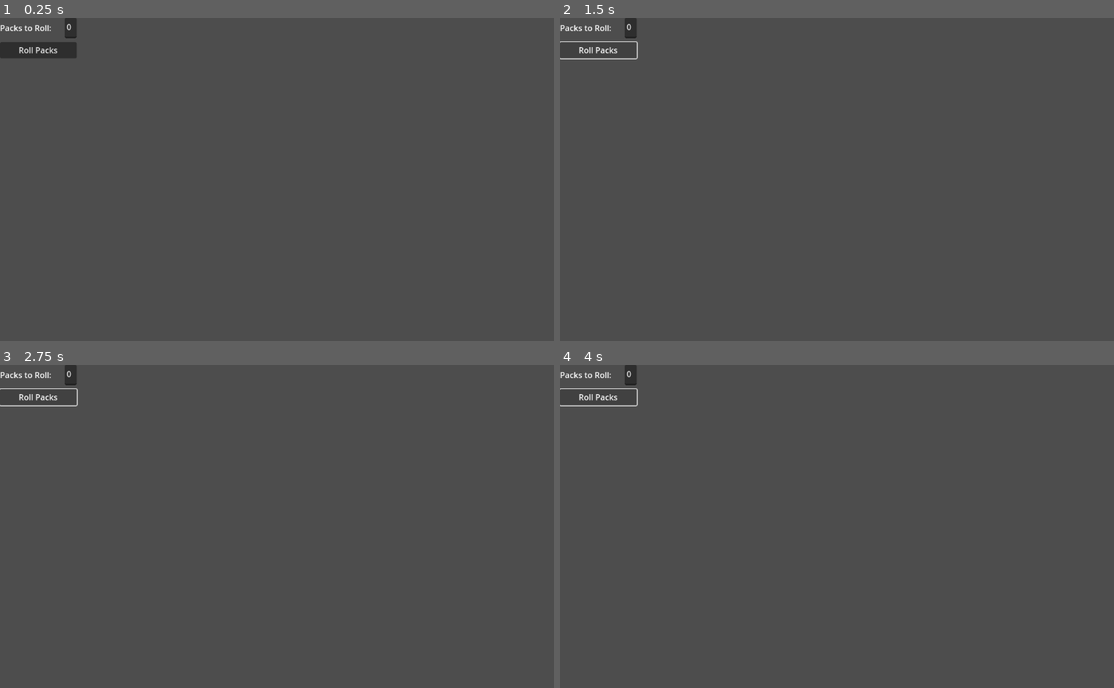
Above: before the commit, frames 1-4 (two rows, left to right).
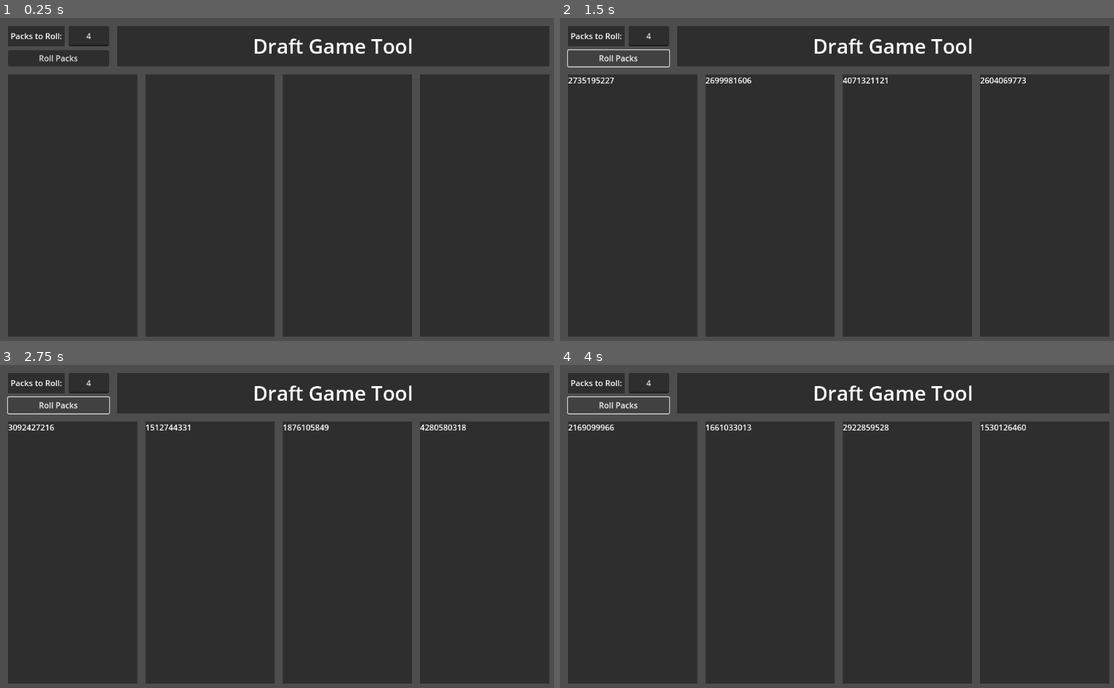
Above: after the commit, the same moments.

Repository: dotspak/CardGame
Game: Godot game, scene res://src/tool_draft.tscn
The game is run twice, just before and just after one commit, with the same random seed, the same clock (stepped at 60 frames per second) and the same inputs. Before the commit the project has no main scene; this scene is started directly in both runs.
Inputs:
- Up to frame 1 (0.25 s): no input
- Up to frame 2 (1.5 s): click "Roll Packs" at 0.5 s; click "Roll Packs" at 1.25 s
- Up to frame 3 (2.75 s): click "Roll Packs" at 2 s
- Up to frame 4 (4 s): tap Enter at 2.75 s; tap Space at 3.5 s

The runs differ from the first frame. In frame 1, 87% of the frame differs, in the area x 0-100%, y 0-99%; in frame 2, 86%; in frame 3, 86%; in frame 4, 86%.

Commit message:
added text generation for draft tool

Diff:
--- a/pectotools/project.godot
+++ b/pectotools/project.godot
@@ -11,6 +11,7 @@
 [application]
 
 config/name="PectoTools"
+run/main_scene="res://src/tool_draft.tscn"
 config/features=PackedStringArray("4.3", "GL Compatibility")
 config/icon="res://icon.svg"
 
--- a/pectotools/src/tool_draft.gd
+++ b/pectotools/src/tool_draft.gd
@@ -12,7 +12,7 @@
 	"Types" : [4, 4, 1]
 }
 
-@onready var packNum : TextEdit = $PackRollText/TextEdit
+@onready var packNum : LineEdit = $PackRollText/TextEdit
 
 var typeTotals : Array[int] = [0,0,0]
 
@@ -94,7 +94,13 @@
 
 # when the button is pressed, roll the cards
 func _on_button_pressed() -> void:
+	for n : Node in $packs.get_children():
+		n.text = ""
 	for i in int(packNum.text):
+		var textField : RichTextLabel = find_child("packs").find_child(str(i+1))
+		textField.text += str(randi())
+		continue
+
 		var cards : Array[String] = generate_pack()
 		for s : String in cards:
-			find_child("pack"+str(i)).text += s
+			textField.text += s
--- a/pectotools/src/tool_draft.tscn
+++ b/pectotools/src/tool_draft.tscn
@@ -1,9 +1,15 @@
-[gd_scene load_steps=3 format=3 uid="uid://ue75e2dk8505"]
+[gd_scene load_steps=5 format=3 uid="uid://ue75e2dk8505"]
 
 [ext_resource type="Script" path="res://src/tool_draft.gd" id="1_fy8k3"]
 
-[sub_resource type="StyleBoxFlat" id="StyleBoxFlat_s66ln"]
+[sub_resource type="StyleBoxFlat" id="StyleBoxFlat_740c7"]
 bg_color = Color(0, 0, 0, 0.392157)
+
+[sub_resource type="StyleBoxFlat" id="StyleBoxFlat_5jqok"]
+bg_color = Color(0, 0, 0, 0.392157)
+
+[sub_resource type="LabelSettings" id="LabelSettings_ssbxr"]
+font_size = 40
 
 [node name="DraftTool" type="Control"]
 layout_mode = 3
@@ -14,51 +20,85 @@
 grow_vertical = 2
 script = ExtResource("1_fy8k3")
 
-[node name="pack1" type="RichTextLabel" parent="."]
+[node name="packs" type="Control" parent="."]
+anchors_preset = 0
+offset_right = 40.0
+offset_bottom = 40.0
+
+[node name="1" type="RichTextLabel" parent="packs"]
 layout_mode = 0
-offset_top = 128.0
-offset_right = 256.0
-offset_bottom = 648.0
-theme_override_styles/background = SubResource("StyleBoxFlat_s66ln")
+offset_left = 16.0
+offset_top = 112.0
+offset_right = 272.0
+offset_bottom = 632.0
+theme_override_styles/normal = SubResource("StyleBoxFlat_740c7")
 bbcode_enabled = true
 
-[node name="pack2" type="RichTextLabel" parent="."]
+[node name="2" type="RichTextLabel" parent="packs"]
 layout_mode = 0
-offset_left = 272.0
-offset_top = 128.0
-offset_right = 528.0
-offset_bottom = 648.0
-theme_override_styles/background = SubResource("StyleBoxFlat_s66ln")
+offset_left = 288.0
+offset_top = 112.0
+offset_right = 544.0
+offset_bottom = 632.0
+theme_override_styles/normal = SubResource("StyleBoxFlat_740c7")
 bbcode_enabled = true
 
-[node name="pack3" type="RichTextLabel" parent="."]
+[node name="3" type="RichTextLabel" parent="packs"]
 layout_mode = 0
-offset_left = 544.0
-offset_top = 128.0
-offset_right = 800.0
-offset_bottom = 648.0
-theme_override_styles/background = SubResource("StyleBoxFlat_s66ln")
+offset_left = 560.0
+offset_top = 112.0
+offset_right = 816.0
+offset_bottom = 632.0
+theme_override_styles/normal = SubResource("StyleBoxFlat_740c7")
+bbcode_enabled = true
+
+[node name="4" type="RichTextLabel" parent="packs"]
+layout_mode = 0
+offset_left = 832.0
+offset_top = 112.0
+offset_right = 1088.0
+offset_bottom = 632.0
+theme_override_styles/normal = SubResource("StyleBoxFlat_740c7")
 bbcode_enabled = true
 
 [node name="PackRollText" type="Label" parent="."]
 layout_mode = 0
-offset_right = 102.0
-offset_bottom = 40.0
+offset_left = 16.0
+offset_top = 16.0
+offset_right = 128.0
+offset_bottom = 56.0
+theme_override_styles/normal = SubResource("StyleBoxFlat_5jqok")
 text = "Packs to Roll:"
+horizontal_alignment = 1
 vertical_alignment = 1
 
-[node name="TextEdit" type="TextEdit" parent="PackRollText"]
+[node name="TextEdit" type="LineEdit" parent="PackRollText"]
 layout_mode = 0
-offset_left = 128.0
-offset_right = 152.0
+offset_left = 120.0
+offset_right = 200.0
 offset_bottom = 40.0
-text = "0"
+text = "4"
+alignment = 1
+max_length = 1
+virtual_keyboard_type = 2
 
-[node name="Button" type="Button" parent="."]
+[node name="Button" type="Button" parent="PackRollText"]
 layout_mode = 0
 offset_top = 48.0
-offset_right = 152.0
+offset_right = 200.0
 offset_bottom = 80.0
 text = "Roll Packs"
 
-[connection signal="pressed" from="Button" to="." method="_on_button_pressed"]
+[node name="PackRollText2" type="Label" parent="."]
+layout_mode = 0
+offset_left = 232.0
+offset_top = 16.0
+offset_right = 1088.0
+offset_bottom = 96.0
+theme_override_styles/normal = SubResource("StyleBoxFlat_5jqok")
+text = "Draft Game Tool"
+label_settings = SubResource("LabelSettings_ssbxr")
+horizontal_alignment = 1
+vertical_alignment = 1
+
+[connection signal="pressed" from="PackRollText/Button" to="." method="_on_button_pressed"]
